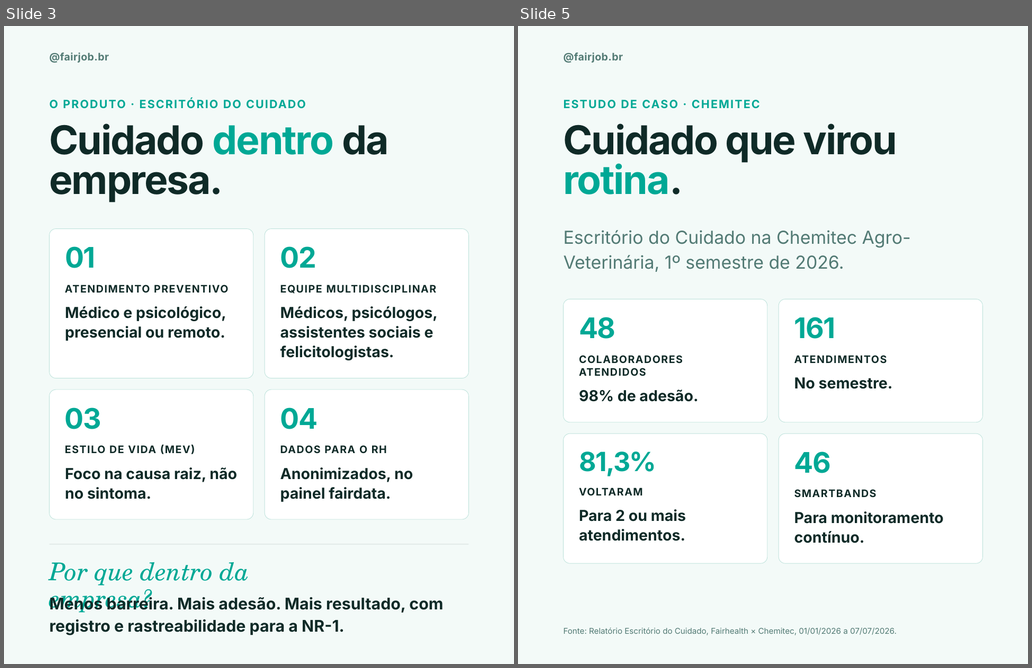
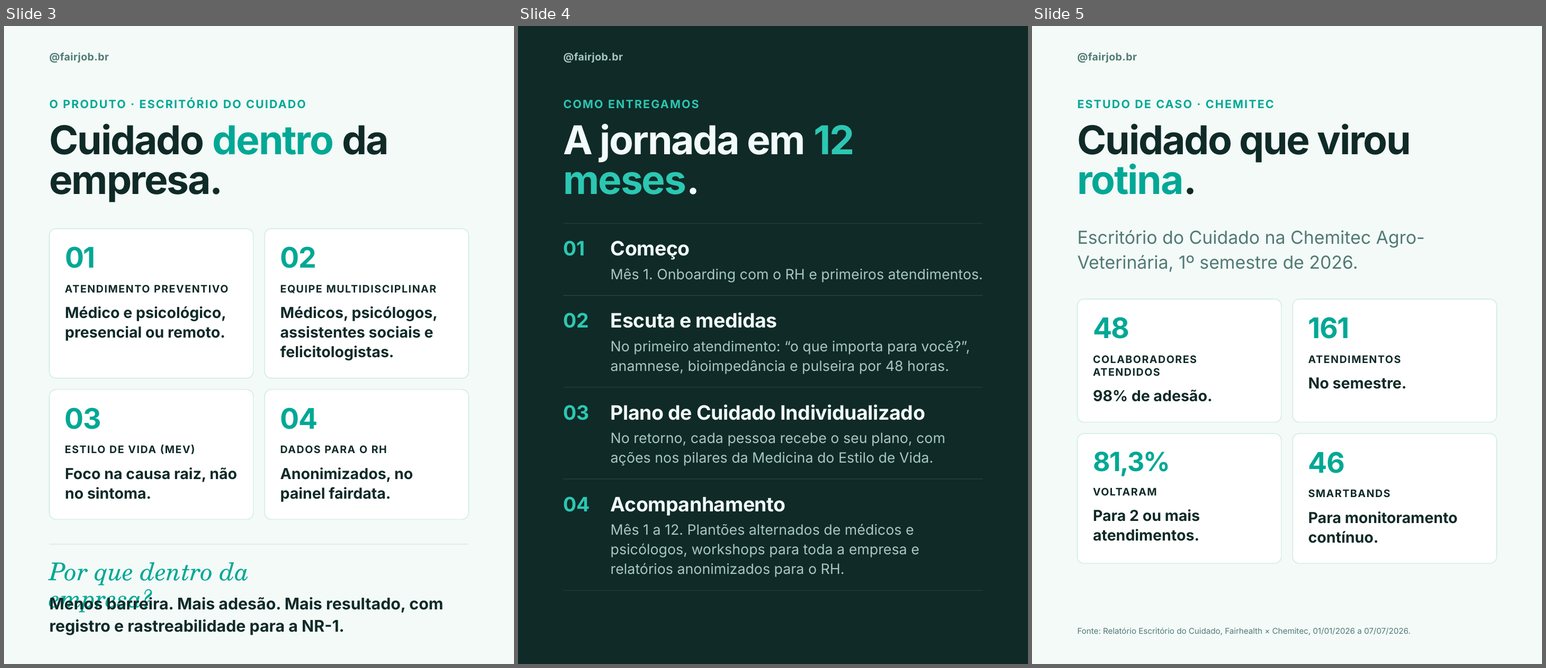
Before and after one commit to nina-rebello/comunicacao-fairjob, a slide deck: posts/05-fairhealth/carrossel-6-canva.pptx. Shown side by side, each under a label of ours: slides 3 and 5 before the commit, slides 3, 4 and 5 after it; the slides between them are not shown. The pictures are 1032x668 and 1546x668 pixels, drawn with LibreOffice and Linux fonts; fonts in the diff are those of the drawing. Boxes give left, top, right and bottom in pixels: in the first picture for what was removed or moved away, otherwise in the second. Text is boxed around its words. In the diff, an @@ line names an element or a change of style, - is before the commit and + after.

```diff
--- a/posts/05-fairhealth/carrossel-6-canva.pptx
+++ b/posts/05-fairhealth/carrossel-6-canva.pptx
@@ slide 4 added at (518, 26, 1028, 664), background #0F2A27 @@
@@ text added at (564, 52, 623, 63), 16.5 pt, text #A8C7C1, bold @@
+@fairjob.br
@@ text added at (564, 97, 716, 110), 18 pt, text #2CC7B2, bold @@
+COMO ENTREGAMOS
@@ text added at (564, 124, 855, 195), 63 pt, text #F2FBF9, bold @@
+A jornada em 12 meses.
@@ rectangle added at (564, 223, 983, 223), fill #324B48 @@
@@ text added at (564, 241, 585, 256), 31.5 pt, text #2CC7B2, bold @@
+01
@@ text added at (611, 241, 690, 260), 31.5 pt, text #F2FBF9, bold @@
+Começo
@@ text added at (611, 268, 983, 282), 22.5 pt, text #A8C7C1 @@
+Mês 1. Onboarding com o RH e primeiros atendimentos.
@@ rectangle added at (564, 295, 983, 296), fill #324B48 @@
@@ text added at (564, 313, 590, 328), 31.5 pt, text #2CC7B2, bold @@
+02
@@ text added at (611, 312, 778, 328), 31.5 pt, text #F2FBF9, bold @@
+Escuta e medidas
@@ text added at (611, 340, 970, 374), 22.5 pt, text #A8C7C1 @@
+No primeiro atendimento: “o que importa para você?”, anamnese, bioimpedância e pulseira por 48 horas.
@@ rectangle added at (564, 387, 983, 387), fill #324B48 @@
@@ text added at (564, 405, 590, 420), 31.5 pt, text #2CC7B2, bold @@
+03
@@ text added at (611, 404, 926, 420), 31.5 pt, text #F2FBF9, bold @@
+Plano de Cuidado Individualizado
@@ text added at (611, 433, 946, 466), 22.5 pt, text #A8C7C1 @@
+No retorno, cada pessoa recebe o seu plano, com ações nos pilares da Medicina do Estilo de Vida.
@@ rectangle added at (564, 479, 983, 479), fill #324B48 @@
@@ text added at (564, 497, 590, 512), 31.5 pt, text #2CC7B2, bold @@
+04
@@ text added at (611, 497, 786, 516), 31.5 pt, text #F2FBF9, bold @@
+Acompanhamento
@@ text added at (611, 524, 920, 577), 22.5 pt, text #A8C7C1 @@
+Mês 1 a 12. Plantões alternados de médicos e psicólogos, workshops para toda a empresa e relatórios anonimizados para o RH.
@@ rectangle added at (564, 590, 983, 590), fill #324B48 @@
```
Also in this commit, not shown: 1 slide removed, 7 other files.
